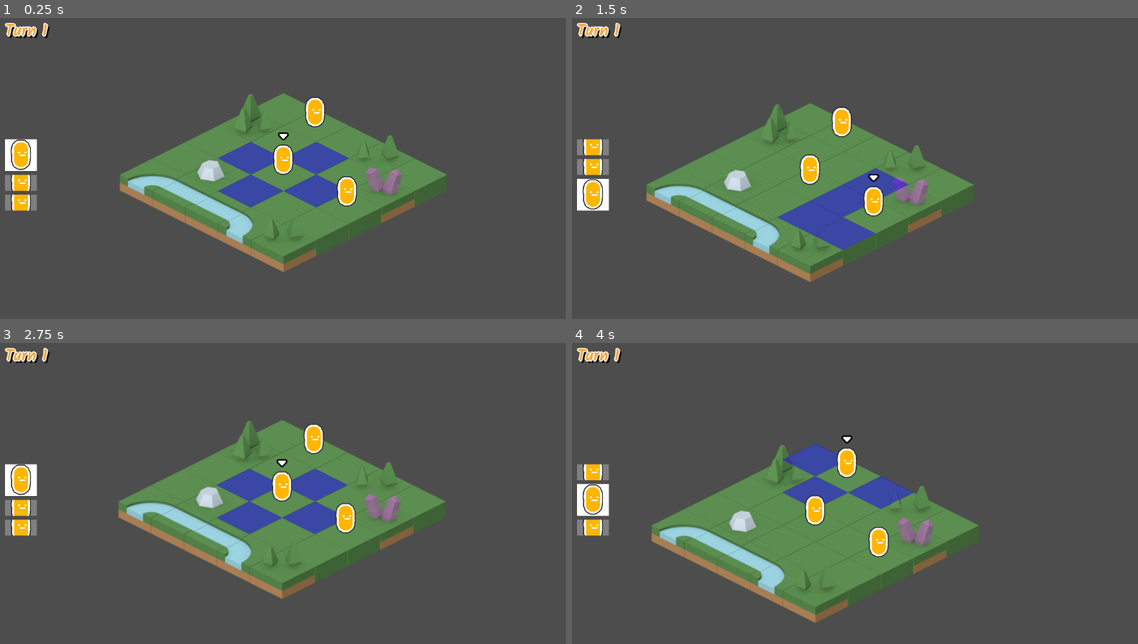
Above: before the commit, frames 1-4 (two rows, left to right).
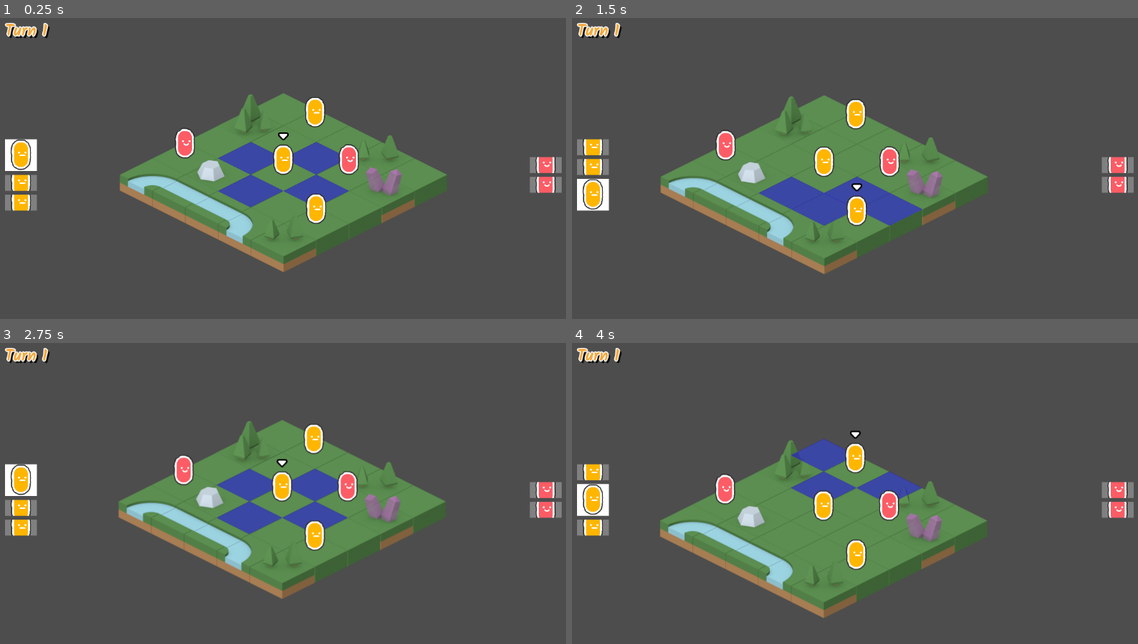
Above: after the commit, the same moments.

Repository: CreatedBySeb/godot-test
Game: Godot game, scene res://scenes/game.tscn
The game is run twice, just before and just after one commit, with the same random seed, the same clock (stepped at 60 frames per second) and the same inputs.
Inputs (mouse positions are in pixels of both pictures, inside the frame that each line leads up to):
- Up to frame 1 (0.25 s): no input
- Up to frame 2 (1.5 s): tap Enter at 0.5 s; move the mouse to (979, 159) at 0.52 s; click (979, 159) at 0.6 s; tap E (select_next_unit) at 0.8, 1.35 s; move the mouse to (741, 189) at 1.27 s
- Up to frame 3 (2.75 s): tap Q (select_prev_unit) at 1.55, 2.1 s; move the mouse to (339, 430) at 2.02 s; click (339, 430) at 2.3 s
- Up to frame 4 (4 s): move the mouse to (826, 562) at 2.77 s; click (826, 562) at 2.85 s; tap E (select_next_unit) at 3.05, 3.6 s; move the mouse to (1024, 547) at 3.52 s; tap Q (select_prev_unit) at 3.8 s

The runs differ from the first frame. In frame 1, 1.8% of the frame differs, in the area x 30-100%, y 36-69%; in frame 2, 12%, in the area x 13-100%, y 25-88%; in frame 3, 1.8%; in frame 4, 8.5%.

Commit message:
Add simple random enemies

Diff:
--- /dev/null
+++ b/classes/enemy_warrior_class.tres
@@ -0,0 +1,8 @@
+[gd_resource type="Resource" script_class="UnitClass" load_steps=3 format=3 uid="uid://b1f4lgpoh1t2w"]
+
+[ext_resource type="Script" path="res://scripts/UnitClass.gd" id="1_q87kw"]
+[ext_resource type="Texture2D" path="res://assets/character_roundRed.png" id="2_f4rwj"]
+
+[resource]
+script = ExtResource("1_q87kw")
+sprite = ExtResource("2_f4rwj")
--- a/scenes/game.tscn
+++ b/scenes/game.tscn
@@ -8,6 +8,7 @@
 [ext_resource type="Script" path="res://scripts/GameManager.gd" id="4_teupw"]
 [ext_resource type="Texture2D" uid="uid://sn3ol1dxmjr4" path="res://assets/tactics-overlay.png" id="5_1sfwv"]
 [ext_resource type="Script" path="res://scripts/ActionOverlay.gd" id="7_cf01m"]
+[ext_resource type="Resource" uid="uid://b1f4lgpoh1t2w" path="res://classes/enemy_warrior_class.tres" id="9_4ilro"]
 
 [sub_resource type="TileSetAtlasSource" id="TileSetAtlasSource_vsvau"]
 texture = ExtResource("1_rke4c")
@@ -135,10 +136,11 @@
 
 [node name="Game" type="Node2D"]
 
-[node name="GameManager" type="Node" parent="." node_paths=PackedStringArray("units")]
+[node name="GameManager" type="Node" parent="." node_paths=PackedStringArray("enemy_units", "player_units")]
 unique_name_in_owner = true
 script = ExtResource("4_teupw")
-units = [NodePath("../Unit"), NodePath("../Unit2"), NodePath("../Unit3")]
+enemy_units = [NodePath("../Enemy"), NodePath("../Enemy2")]
+player_units = [NodePath("../Unit"), NodePath("../Unit2"), NodePath("../Unit3")]
 
 [node name="SelectSound" type="AudioStreamPlayer2D" parent="GameManager"]
 stream = ExtResource("2_j5opk")
@@ -174,5 +176,13 @@
 position = Vector2(64, -96)
 
 [node name="Unit3" parent="." instance=ExtResource("2_8kbpk")]
-position = Vector2(128, 64)
+position = Vector2(66, 99)
 move_range = 2
+
+[node name="Enemy" parent="." instance=ExtResource("2_8kbpk")]
+position = Vector2(132, 0)
+unit_class = ExtResource("9_4ilro")
+
+[node name="Enemy2" parent="." instance=ExtResource("2_8kbpk")]
+position = Vector2(-198, -33)
+unit_class = ExtResource("9_4ilro")
--- a/scenes/hud.tscn
+++ b/scenes/hud.tscn
@@ -1,7 +1,58 @@
-[gd_scene load_steps=6 format=3 uid="uid://dxk85w7vy2hfx"]
+[gd_scene load_steps=7 format=3 uid="uid://dxk85w7vy2hfx"]
 
 [ext_resource type="Script" path="res://scripts/hud.gd" id="1_wbaq2"]
 [ext_resource type="Theme" uid="uid://bg0ufddcm58v5" path="res://hud_large_theme.tres" id="2_psbrg"]
+
+[sub_resource type="Animation" id="Animation_eyfxl"]
+length = 0.001
+tracks/0/type = "value"
+tracks/0/imported = false
+tracks/0/enabled = true
+tracks/0/path = NodePath("YourTurnFlash:position")
+tracks/0/interp = 1
+tracks/0/loop_wrap = true
+tracks/0/keys = {
+"times": PackedFloat32Array(0),
+"transitions": PackedFloat32Array(1),
+"update": 0,
+"values": [Vector2(426.5, 272.5)]
+}
+tracks/1/type = "value"
+tracks/1/imported = false
+tracks/1/enabled = true
+tracks/1/path = NodePath("YourTurnFlash:visible")
+tracks/1/interp = 1
+tracks/1/loop_wrap = true
+tracks/1/keys = {
+"times": PackedFloat32Array(0),
+"transitions": PackedFloat32Array(1),
+"update": 1,
+"values": [false]
+}
+tracks/2/type = "value"
+tracks/2/imported = false
+tracks/2/enabled = true
+tracks/2/path = NodePath("EnemyTurnFlash:visible")
+tracks/2/interp = 1
+tracks/2/loop_wrap = true
+tracks/2/keys = {
+"times": PackedFloat32Array(0),
+"transitions": PackedFloat32Array(1),
+"update": 1,
+"values": [false]
+}
+tracks/3/type = "value"
+tracks/3/imported = false
+tracks/3/enabled = true
+tracks/3/path = NodePath("EnemyTurnFlash:position")
+tracks/3/interp = 1
+tracks/3/loop_wrap = true
+tracks/3/keys = {
+"times": PackedFloat32Array(0),
+"transitions": PackedFloat32Array(1),
+"update": 0,
+"values": [Vector2(1152, 272.5)]
+}
 
 [sub_resource type="Animation" id="Animation_hognu"]
 resource_name = "your_turn"
@@ -31,36 +82,38 @@
 "values": [true, false]
 }
 
-[sub_resource type="Animation" id="Animation_eyfxl"]
-length = 0.001
+[sub_resource type="Animation" id="Animation_umk48"]
+resource_name = "enemy_turn"
+step = 0.25
 tracks/0/type = "value"
 tracks/0/imported = false
 tracks/0/enabled = true
-tracks/0/path = NodePath("YourTurnFlash:position")
+tracks/0/path = NodePath("EnemyTurnFlash:position")
 tracks/0/interp = 1
 tracks/0/loop_wrap = true
 tracks/0/keys = {
-"times": PackedFloat32Array(0),
-"transitions": PackedFloat32Array(1),
+"times": PackedFloat32Array(0, 0.25, 0.75, 1),
+"transitions": PackedFloat32Array(1, 1, 1, 1),
 "update": 0,
-"values": [Vector2(426.5, 272.5)]
+"values": [Vector2(1152, 272.5), Vector2(393, 272.5), Vector2(393, 272.5), Vector2(-366, 272.5)]
 }
 tracks/1/type = "value"
 tracks/1/imported = false
 tracks/1/enabled = true
-tracks/1/path = NodePath("YourTurnFlash:visible")
+tracks/1/path = NodePath("EnemyTurnFlash:visible")
 tracks/1/interp = 1
 tracks/1/loop_wrap = true
 tracks/1/keys = {
-"times": PackedFloat32Array(0),
-"transitions": PackedFloat32Array(1),
+"times": PackedFloat32Array(0, 1),
+"transitions": PackedFloat32Array(1, 1),
 "update": 1,
-"values": [false]
+"values": [true, false]
 }
 
 [sub_resource type="AnimationLibrary" id="AnimationLibrary_kecf7"]
 _data = {
 "RESET": SubResource("Animation_eyfxl"),
+"enemy_turn": SubResource("Animation_umk48"),
 "your_turn": SubResource("Animation_hognu")
 }
 
@@ -79,16 +132,21 @@
 theme_override_constants/margin_bottom = 8
 
 [node name="TurnNumber" type="Label" parent="MarginContainer"]
-unique_name_in_owner = true
 layout_mode = 2
 size_flags_horizontal = 0
 size_flags_vertical = 0
 theme = ExtResource("2_psbrg")
 text = "Turn 1"
 
-[node name="UnitPreviews" type="VBoxContainer" parent="MarginContainer"]
+[node name="PlayerPreviews" type="VBoxContainer" parent="MarginContainer"]
 layout_mode = 2
 size_flags_horizontal = 0
+size_flags_vertical = 4
+theme_override_constants/separation = 8
+
+[node name="EnemyPreviews" type="VBoxContainer" parent="MarginContainer"]
+layout_mode = 2
+size_flags_horizontal = 8
 size_flags_vertical = 4
 theme_override_constants/separation = 8
 
@@ -99,10 +157,10 @@
 anchor_top = 0.5
 anchor_right = 0.5
 anchor_bottom = 0.5
-offset_left = 426.5
-offset_top = 272.5
-offset_right = 725.5
-offset_bottom = 375.5
+offset_left = -149.5
+offset_top = -51.5
+offset_right = 149.5
+offset_bottom = 51.5
 grow_horizontal = 2
 grow_vertical = 2
 theme = ExtResource("2_psbrg")
@@ -112,6 +170,26 @@
 horizontal_alignment = 1
 vertical_alignment = 1
 
+[node name="EnemyTurnFlash" type="Label" parent="."]
+visible = false
+anchors_preset = 8
+anchor_left = 0.5
+anchor_top = 0.5
+anchor_right = 0.5
+anchor_bottom = 0.5
+offset_left = 576.0
+offset_top = -51.5
+offset_right = 942.0
+offset_bottom = 51.5
+grow_horizontal = 2
+grow_vertical = 2
+theme = ExtResource("2_psbrg")
+theme_override_colors/font_color = Color(1, 0.13, 0.3475, 1)
+theme_override_font_sizes/font_size = 64
+text = "Enemy Turn!"
+horizontal_alignment = 1
+vertical_alignment = 1
+
 [node name="AnimationPlayer" type="AnimationPlayer" parent="."]
 libraries = {
 "": SubResource("AnimationLibrary_kecf7")
--- a/scripts/GameManager.gd
+++ b/scripts/GameManager.gd
@@ -10,7 +10,8 @@
 @onready var hud = $HUD
 @onready var select_sound = $SelectSound
 
-@export var units: Array[Unit] = []
+@export var enemy_units: Array[Unit] = []
+@export var player_units: Array[Unit] = []
 
 var selected_unit = 0
 var turn = 1
@@ -18,8 +19,8 @@
 
 # Called when the node enters the scene tree for the first time.
 func _ready():
-	# Wait for all the units to have initialised to ensure board is populated correctly
-	for unit in units:
+	# Wait for all the player_units to have initialised to ensure board is populated correctly
+	for unit in player_units + enemy_units:
 		await unit.ready
 
 	hud.game = self
@@ -39,30 +40,44 @@
 		var global_pos = space_transform * mouse_pos
 		var selected_tile = tilemap.local_to_map(tilemap.to_local(global_pos))
 
-		move_unit(units[selected_unit], selected_tile)
+		move_unit(player_units[selected_unit], selected_tile)
 		check_turn_ended()
 
 
 func check_turn_ended():
-	for unit in units:
+	for unit in player_units:
 		if not unit.moved:
 			return
+
+	await hud.enemy_move()
+	await perform_enemy_moves()
 
 	turn += 1
 	await hud.advance_turn()
 	hud.update_hud()
 	get_tree().call_group("units", "refresh")
-	action_overlay.display_moves(units[selected_unit])
+	action_overlay.display_moves(player_units[selected_unit])
+
+
+func perform_enemy_moves():
+	for enemy in enemy_units:
+		var valid_moves = get_valid_moves(enemy.location, enemy.move_range)
+
+		if len(valid_moves) == 0:
+			continue
+
+		var move = valid_moves[0] if len(valid_moves) == 1 else valid_moves[randi() % len(valid_moves)]
+		move_unit(enemy, move)
 
 
 func select_unit(direction: int):
-	selected_unit = wrap(selected_unit + direction, 0, len(units))
-	camera.target = units[selected_unit]
+	selected_unit = wrap(selected_unit + direction, 0, len(player_units))
+	camera.target = player_units[selected_unit]
 	select_sound.play()
 	hud.update_hud()
 
-	if not units[selected_unit].moved:
-		action_overlay.display_moves(units[selected_unit])
+	if not player_units[selected_unit].moved:
+		action_overlay.display_moves(player_units[selected_unit])
 
 
 func tile_is_available(tile: Vector2) -> bool:
@@ -97,7 +112,7 @@
 
 
 func unit_on_tile(tile: Vector2) -> Unit:
-	for unit in units:
+	for unit in player_units + enemy_units:
 		if unit.location == tile:
 			return unit
 
--- a/scripts/Unit.gd
+++ b/scripts/Unit.gd
@@ -21,7 +21,7 @@
 
 # Called every frame. 'delta' is the elapsed time since the previous frame.
 func _process(delta):
-	var selected = game_manager.units[game_manager.selected_unit] == self
+	var selected = game_manager.player_units[game_manager.selected_unit] == self
 	$SelectionIndicator.visible = selected
 
 
--- a/scripts/hud.gd
+++ b/scripts/hud.gd
@@ -3,7 +3,8 @@
 const UnitPreview = preload("res://scenes/unit_preview.tscn")
 
 @onready var animation_player: AnimationPlayer = $AnimationPlayer
-@onready var unit_previews: VBoxContainer = $MarginContainer/UnitPreviews
+@onready var enemy_previews: VBoxContainer = $MarginContainer/EnemyPreviews
+@onready var player_previews: VBoxContainer = $MarginContainer/PlayerPreviews
 @onready var turn_number: Label = $MarginContainer/TurnNumber
 
 var game: GameManager
@@ -12,16 +13,27 @@
 func update_hud() -> void:
 	turn_number.text = "Turn " + str(game.turn)
 
-	for child in unit_previews.get_children():
+	for child in player_previews.get_children() + enemy_previews.get_children():
 		child.queue_free()
 
-	for unit  in game.units:
+	for unit in game.player_units:
 		var preview = UnitPreview.instantiate()
 		preview.unit_class = unit.unit_class
-		unit_previews.add_child(preview)
-		preview.set_highlighted(game.units[game.selected_unit] == unit)
+		player_previews.add_child(preview)
+		preview.set_highlighted(game.player_units[game.selected_unit] == unit)
+
+	for unit in game.enemy_units:
+		var preview = UnitPreview.instantiate()
+		preview.unit_class = unit.unit_class
+		enemy_previews.add_child(preview)
+		preview.set_highlighted(false)
 
 
 func advance_turn() -> void:
 	animation_player.play("your_turn")
 	await animation_player.animation_finished
+
+
+func enemy_move() -> void:
+	animation_player.play("enemy_turn")
+	await animation_player.animation_finished
Binary file added: assets/character_roundRed.png
Not shown, added: assets/character_roundRed.png.import
Not shown: 1 places in scenes/game.tscn that only renumber resources
